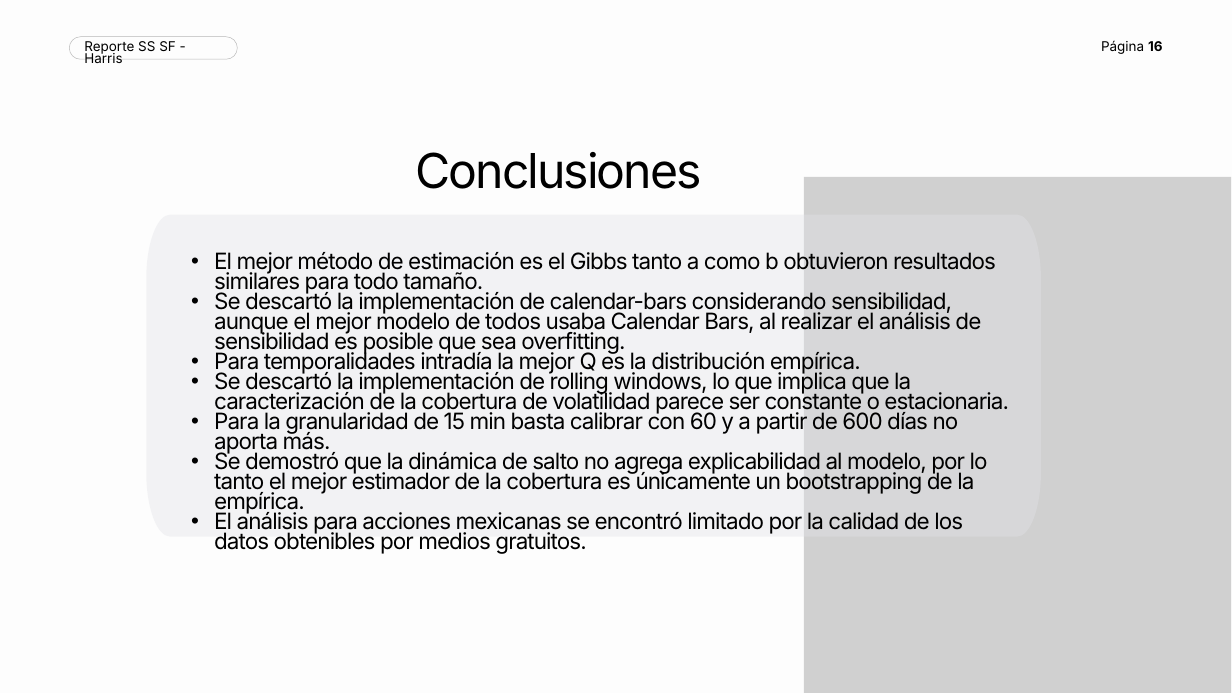
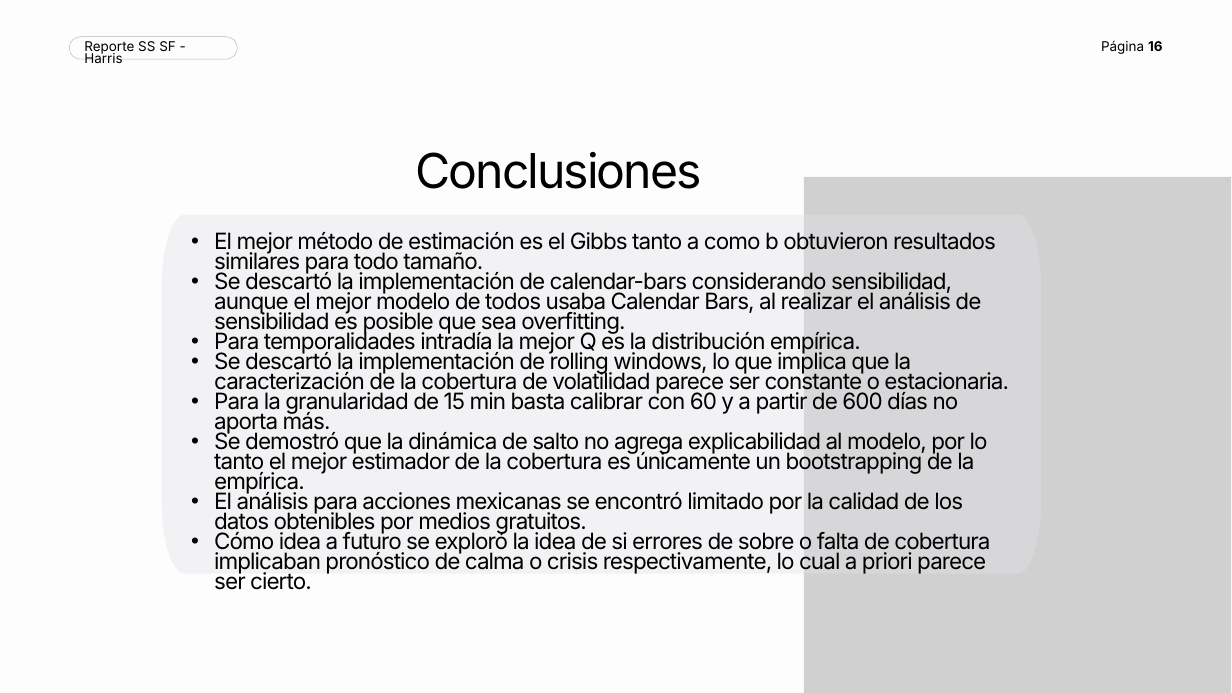
Before and after one commit to AngVcz/Stationary-Feller-Harris-Process, a slide deck: slide 21 of presentacion/SF-Harris_SS.pptx. Drawn at 1232x693 pixels with LibreOffice and Linux fonts; fonts in the diff are those of the drawing; grey boxes stand for pictures. Boxes give left, top, right and bottom in pixels: in the first picture for what was removed or moved away, otherwise in the second. Text is boxed around its words. In the diff, an @@ line names an element or a change of style, - is before the commit and + after.

```diff
--- a/presentacion/SF-Harris_SS.pptx
+++ b/presentacion/SF-Harris_SS.pptx
@@ freeform shape resized from (x1=146, y1=214, x2=1041, y2=536) to (x1=162, y1=214, x2=1041, y2=573) @@
@@ text "El mejor método de estimación ..." moved from (x1=214, y1=252, x2=1009, y2=550) to (x1=214, y1=232, x2=1009, y2=590) @@
@@ text at (x1=214, y1=530, x2=990, y2=590): paragraph added @@
+• Cómo idea a futuro se exploró la idea de si errores de sobre o falta de cobertura implicaban pronóstico de calma o crisis respectivamente, lo cual a priori parece ser cierto.
```
